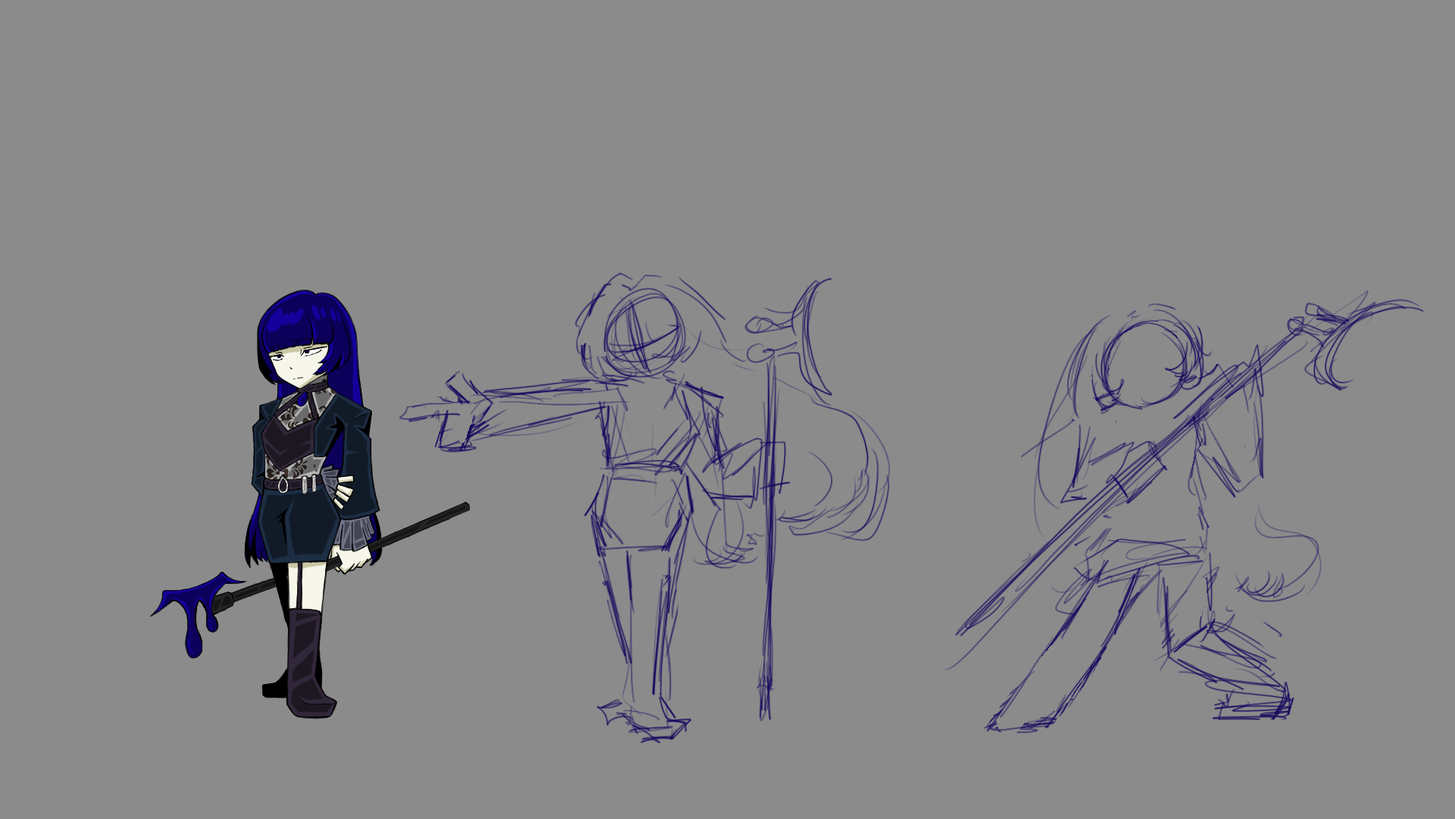
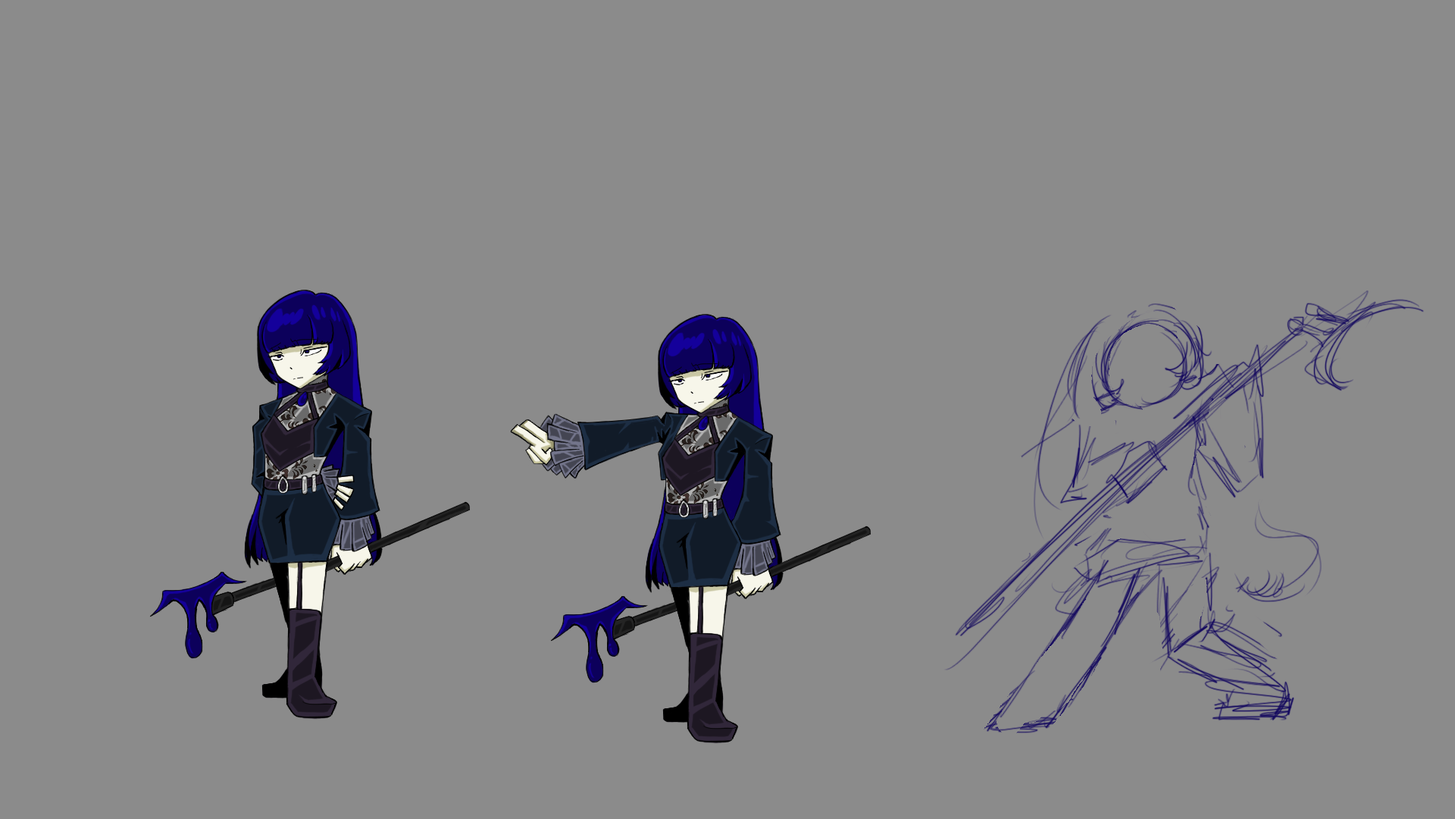
Two versions of the same layered image (1455 x 819). Layer-by-layer changes:
added group "수분족" (1st of 2, in "스킬시전") with 9 layers in group "스킬시전" over [510, 311, 891, 744]
added layer "수분족 얼굴선" (1st of 2, in "스킬시전" › "수분족") in group "수분족" over [667, 361, 729, 405]
added layer "수분족 얼굴채색" (1st of 2, in "스킬시전" › "수분족") in group "수분족" over [671, 370, 724, 386]
added layer "수분족 선" (1st of 2, in "스킬시전" › "수분족") in group "수분족" over [510, 313, 872, 743]
added layer "수분족 어둠" (1st of 2, in "스킬시전" › "수분족") (multiply) in group "수분족" over [510, 363, 771, 599]
added layer "수분족 빛" (1st of 2, in "스킬시전" › "수분족") (overlay, 70%) in group "수분족" over [539, 312, 874, 742]
added layer "문양" (1st of 2, in "스킬시전" › "수분족") in group "수분족" over [665, 388, 738, 506]
added layer "수분족 채색" (1st of 2, in "스킬시전" › "수분족") in group "수분족" over [510, 313, 872, 744]
hid "Layer 2" over [398, 272, 891, 744]
